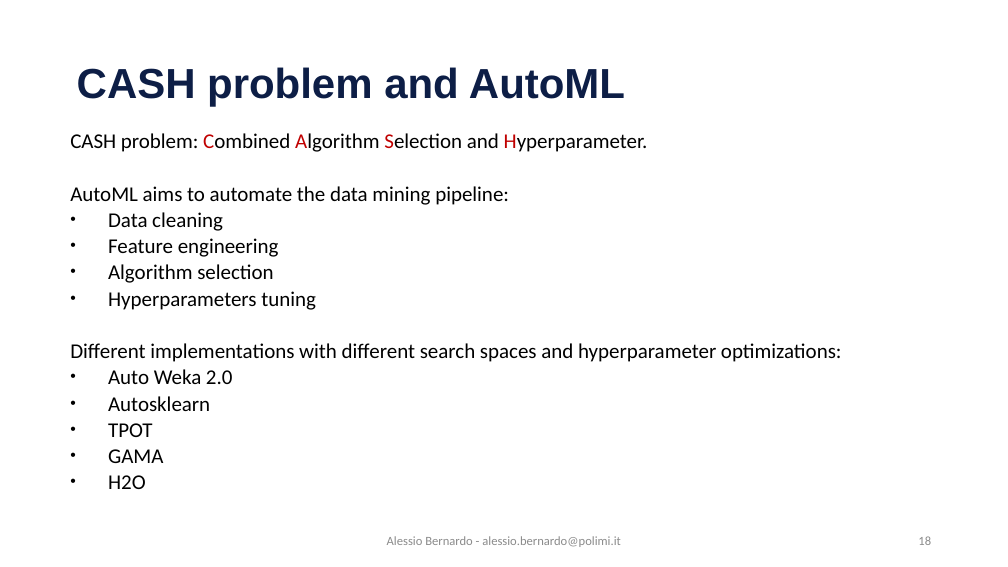
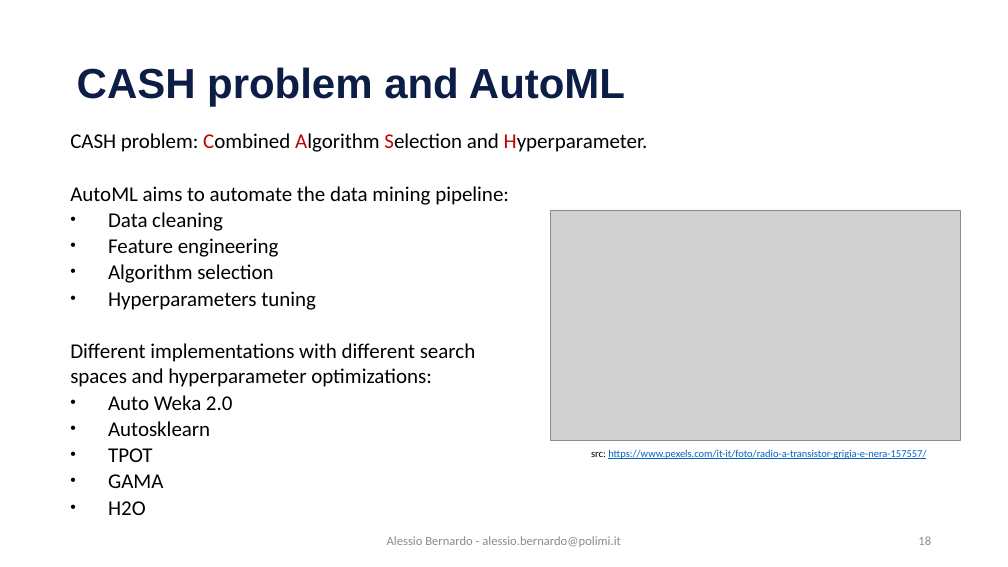
Before and after one commit to emanueledellavalle/streaming-data-analytics, a slide deck: slide 18 of lectures/09_SML/09_3_Classification.pptx. Drawn at 1008x567 pixels with LibreOffice and Linux fonts; fonts in the diff are those of the drawing; grey boxes stand for pictures; background and template pictures are left out. Boxes give left, top, right and bottom in pixels: in the first picture for what was removed or moved away, otherwise in the second. Text is boxed around its words. In the diff, an @@ line names an element or a change of style, - is before the commit and + after.

```diff
--- a/lectures/09_SML/09_3_Classification.pptx
+++ b/lectures/09_SML/09_3_Classification.pptx
@@ text "CASH problem: Combined Algorithm Selection ..." rewrapped from (70,133,842,489) to (70,133,648,515) @@
@@ picture added at (551,210,960,441) @@
@@ text added at (591,449,926,459), 10 pt, text #0563C1, underline @@
+src: https://www.pexels.com/it-it/foto/radio-a-transistor-grigia-e-nera-157557/
```
Also in this commit, not shown: 6 other slides changed, 6 other files.
